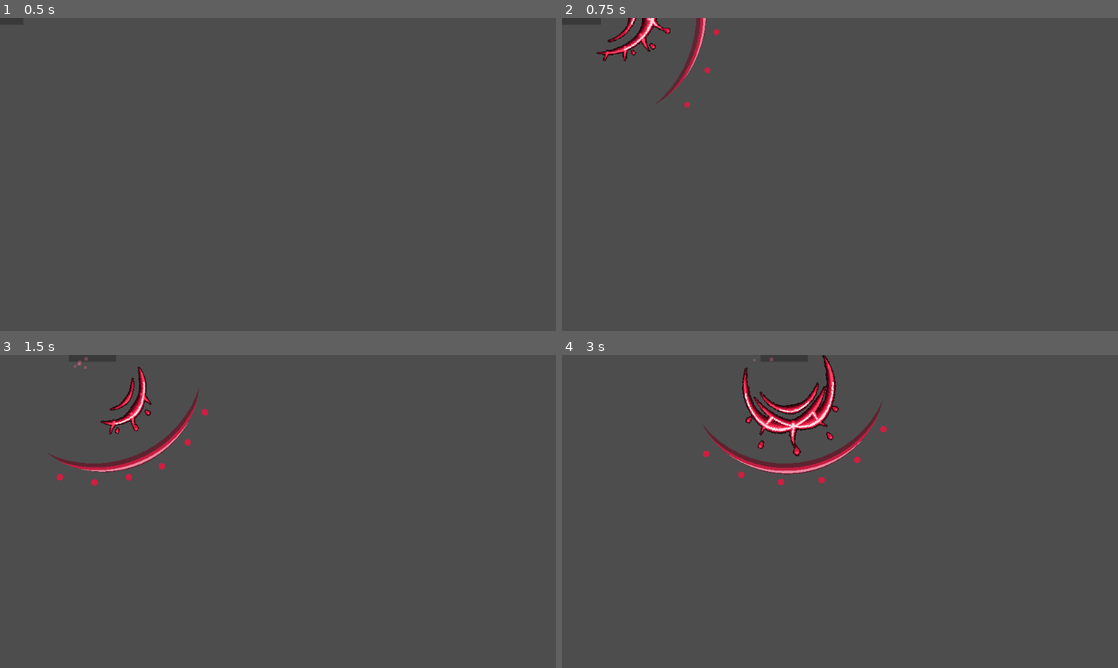
Above: before the commit, frames 1-4 (two rows, left to right).
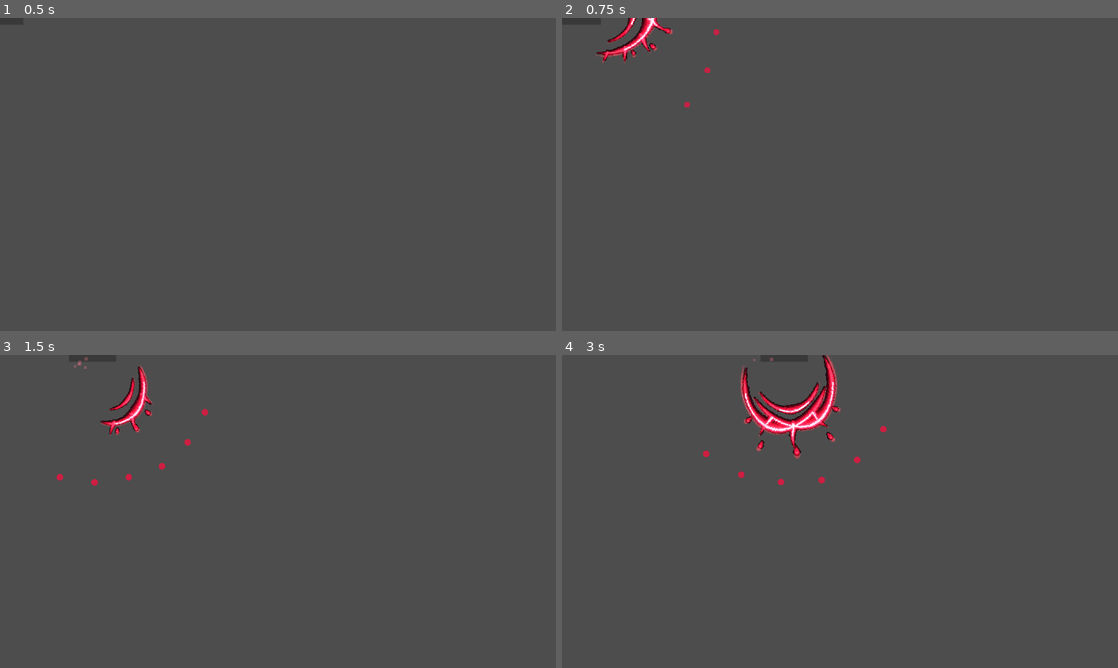
Above: after the commit, the same moments.

Repository: WizardsAcademy/newgame
Game: Godot game, scene res://scenes/player/Velmira.tscn
The game is run twice, just before and just after one commit, with the same random seed, the same clock (stepped at 60 frames per second) and the same inputs. This scene is started directly instead of the project's main scene.
Inputs (mouse positions are in pixels of both pictures, inside the frame that each line leads up to):
- Up to frame 1 (0.5 s): no input
- Up to frame 2 (0.75 s): tap Enter (ui_accept) at 0.5 s; move the mouse to (962, 158) at 0.52 s; hold D (move_right) from 0.53 s (still down); hold Space (attack) from 0.53 s (still down); click (962, 158) at 0.67 s
- Up to frame 3 (1.5 s): tap Enter (ui_accept) at 0.77, 1.07 s; release D (move_right) at 1.25 s; release Space (attack) at 1.25 s; drag from (166, 527) to (250, 574) at 1.27 s
- Up to frame 4 (3 s): tap Enter (ui_accept) at 2 s; move the mouse to (895, 442) at 2.02 s; hold D (move_right) 2.03-2.75 s; tap F (interact) at 2.1 s; drag from (812, 574) to (673, 464) at 2.77 s

Frame 1 is identical in both runs. In frame 2, 0.7% of the frame differs, in the area x 6-26%, y 0-28%; in frame 3, 1.1%; in frame 4, 2.1%, in the area x 25-58%, y 0-39%.

Commit message:
Phase 3: Deduplicate Velmira BloodSplashSlash VFX and replace stray sheet cells
Co-authored-by: arena-agent <297053741+arena-agent@users.noreply.github.com>

Diff:
--- a/scripts/player/velmira.gd
+++ b/scripts/player/velmira.gd
@@ -37,6 +37,8 @@
 
 
 ## 100% Hand-Crafted Directional Crimson Blood-Splash Slash VFX!
+## Uses `velmira_fx.png` sprite strip + additive glow layer + 6 flying droplets
+## (no duplicate procedural crescent polygons).
 class BloodSplashSlash extends Node2D:
 	var aim_dir: Vector2 = Vector2.RIGHT
 	var reach: float = 92.0
@@ -45,6 +47,7 @@
 	var elapsed: float = 0.0
 	var duration: float = 0.25
 	var _sprite: Sprite2D = null
+	var _glow_sprite: Sprite2D = null
 
 	func setup(dir: Vector2, max_r: float, nova: bool, frames_seq: Array[Texture2D]) -> void:
 		aim_dir = dir.normalized() if dir.length() > 0.01 else Vector2.RIGHT
@@ -55,18 +58,35 @@
 		z_index = 4
 
 		if not anim_frames.is_empty():
+			var base_pos := Vector2(reach * (0.34 if nova else 0.36), 0.0)
+			var base_s := 0.50 if nova else 0.44
+
 			_sprite = Sprite2D.new()
 			_sprite.texture_filter = CanvasItem.TEXTURE_FILTER_NEAREST
 			_sprite.texture = anim_frames[0]
-			_sprite.position = Vector2(reach * (0.34 if nova else 0.36), 0.0)
-			var base_s := 0.50 if nova else 0.44
+			_sprite.position = base_pos
 			_sprite.scale = Vector2(base_s * 0.86, base_s * 0.86)
 			add_child(_sprite)
-			var tw := _sprite.create_tween()
+
+			var add_mat := CanvasItemMaterial.new()
+			add_mat.blend_mode = CanvasItemMaterial.BLEND_MODE_ADD
+			_glow_sprite = Sprite2D.new()
+			_glow_sprite.texture_filter = CanvasItem.TEXTURE_FILTER_NEAREST
+			_glow_sprite.material = add_mat
+			_glow_sprite.texture = anim_frames[0]
+			_glow_sprite.position = base_pos
+			_glow_sprite.scale = Vector2(base_s * 0.92, base_s * 0.92)
+			_glow_sprite.modulate = Color(1.0, 0.24, 0.42, 0.48)
+			add_child(_glow_sprite)
+
+			var tw := create_tween()
 			tw.set_parallel(true)
 			tw.tween_property(_sprite, "scale", Vector2(base_s * 1.08, base_s * 1.06), duration * 0.70)\
 				.set_trans(Tween.TRANS_CUBIC).set_ease(Tween.EASE_OUT)
 			tw.tween_property(_sprite, "modulate:a", 0.0, duration * 0.36).set_delay(duration * 0.64)
+			tw.tween_property(_glow_sprite, "scale", Vector2(base_s * 1.15, base_s * 1.12), duration * 0.70)\
+				.set_trans(Tween.TRANS_CUBIC).set_ease(Tween.EASE_OUT)
+			tw.tween_property(_glow_sprite, "modulate:a", 0.0, duration * 0.45).set_delay(duration * 0.45)
 
 	func _process(delta: float) -> void:
 		elapsed += delta
@@ -74,35 +94,11 @@
 		if _sprite != null and anim_frames.size() >= 3:
 			var idx := 0 if p < 0.26 else (1 if p < 0.68 else 2)
 			_sprite.texture = anim_frames[idx]
+			if _glow_sprite != null:
+				_glow_sprite.texture = anim_frames[idx]
 		queue_redraw()
 		if elapsed >= duration:
 			queue_free()
-
-	func _draw_tapered_crescent(
-		center: Vector2,
-		radius: float,
-		a0: float,
-		a1: float,
-		max_thick: float,
-		col: Color
-	) -> void:
-		var segs := 18
-		var outer := PackedVector2Array()
-		var inner := PackedVector2Array()
-		for i in range(segs + 1):
-			var t := float(i) / float(segs)
-			var ang := lerpf(a0, a1, t)
-			var half_w := max_thick * 0.5 * sin(t * PI)
-			var dir_v := Vector2(cos(ang), sin(ang))
-			outer.append(center + dir_v * (radius + half_w))
-			inner.append(center + dir_v * maxf(2.0, radius - half_w))
-		var poly := PackedVector2Array()
-		for pt in outer:
-			poly.append(pt)
-		for i in range(inner.size() - 1, -1, -1):
-			poly.append(inner[i])
-		if poly.size() >= 6:
-			draw_colored_polygon(poly, col)
 
 	func _draw() -> void:
 		var p := clampf(elapsed / maxf(duration, 0.01), 0.0, 1.0)
@@ -111,15 +107,7 @@
 		var half_ang := 1.12 if is_nova_finisher else 0.96
 		var origin := Vector2(10.0, 0.0)
 
-		# Needle-tapered crimson crescent glow & razor ruby core (never blunt line caps!)
-		_draw_tapered_crescent(origin, sweep_r, -half_ang, half_ang,
-			7.0 * (1.0 - p * 0.45), Color(0.42, 0.03, 0.11, alpha * 0.72))
-		_draw_tapered_crescent(origin, sweep_r + 1.0, -half_ang * 0.88, half_ang * 0.88,
-			3.4 * (1.0 - p * 0.35), Color(0.94, 0.10, 0.28, alpha * 0.85))
-		_draw_tapered_crescent(origin, sweep_r + 1.8, -half_ang * 0.65, half_ang * 0.65,
-			1.5 * (1.0 - p * 0.30), Color(1.0, 0.72, 0.80, alpha * 0.82))
-
-		# Crisp flying blood droplets radiating forward
+		# Six flying blood droplets radiating forward
 		for i in range(6):
 			var frac := -0.78 + 1.56 * (float(i) / 5.0)
 			var ang := frac * half_ang
Binary file changed: assets/textures/player_velmira.png
Binary file changed: docs/images/velmira_preview.png
